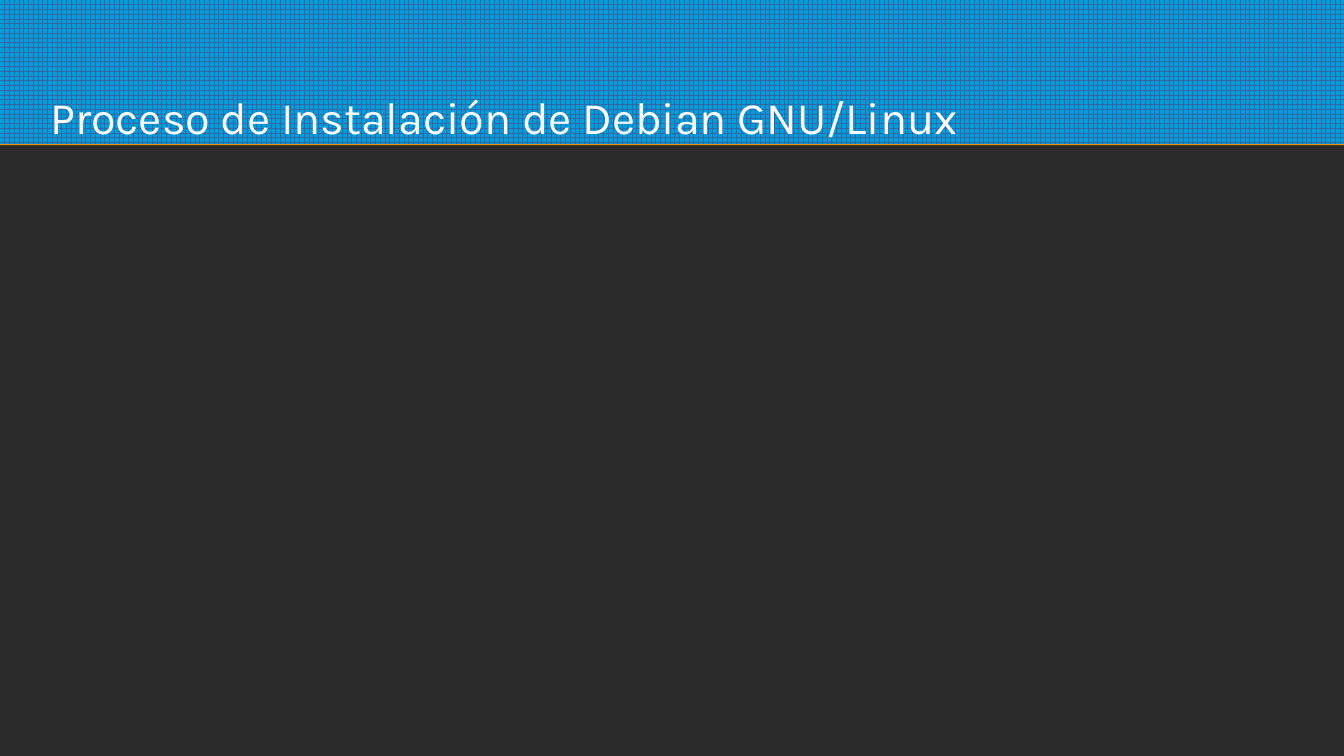
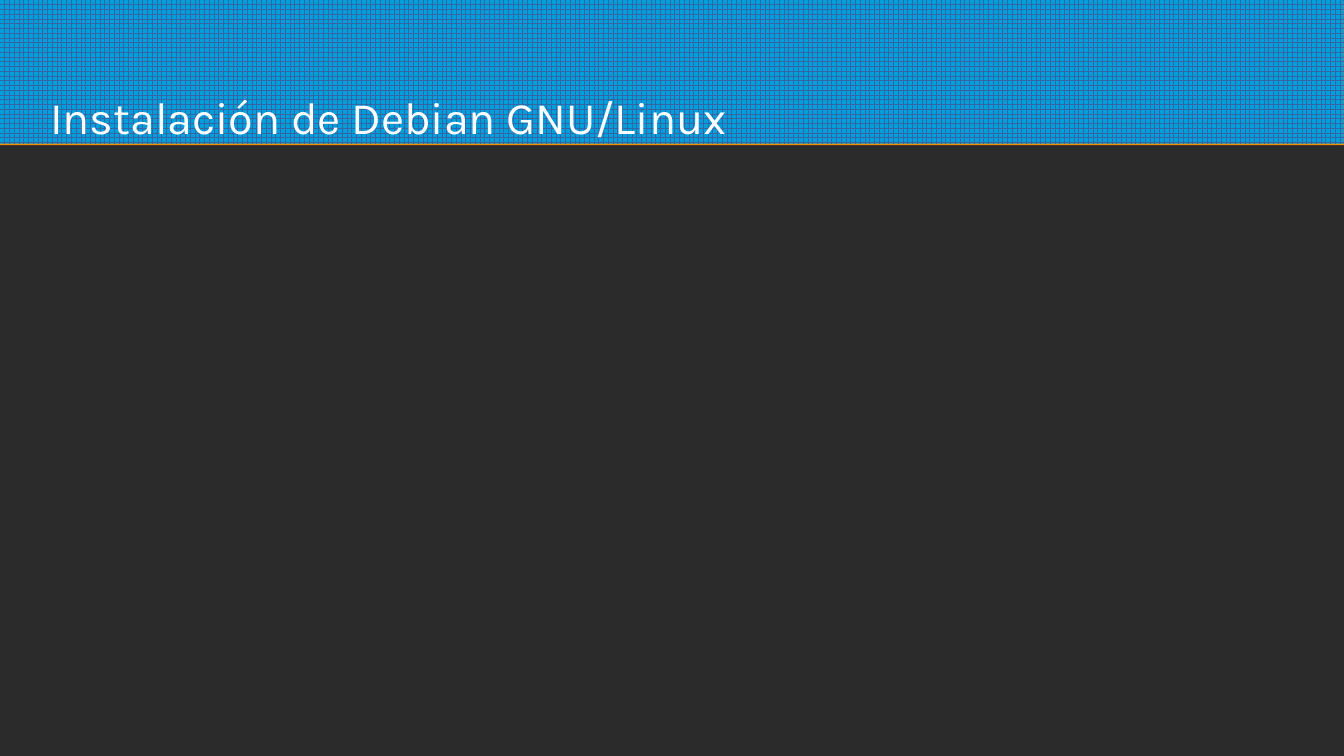
Before and after one commit to sotrteacher/dirtywork, a slide deck: slide 30 of UNIDAD00/01_Entorno_de_Desarrollo/01_Entorno_de_Desarrollo.pptx (slide 16 before the commit). Drawn at 1344x756 pixels with LibreOffice and Linux fonts; fonts in the diff are those of the drawing; background and template pictures are left out; a plain dark background stands for a picture behind light text. Boxes give left, top, right and bottom in pixels: in the first picture for what was removed or moved away, otherwise in the second. Text is boxed around its words. In the diff, an @@ line names an element or a change of style, - is before the commit and + after.

```diff
--- a/UNIDAD00/01_Entorno_de_Desarrollo/01_Entorno_de_Desarrollo.pptx
+++ b/UNIDAD00/01_Entorno_de_Desarrollo/01_Entorno_de_Desarrollo.pptx
@@ text at (x1=50, y1=93, x2=727, y2=146): text changed @@
-Proceso de Instalación de Debian GNU/Linux
+Instalación de Debian GNU/Linux
```
Also in this commit, not shown: 17 slides added, 1 slide removed, 21 other files.
